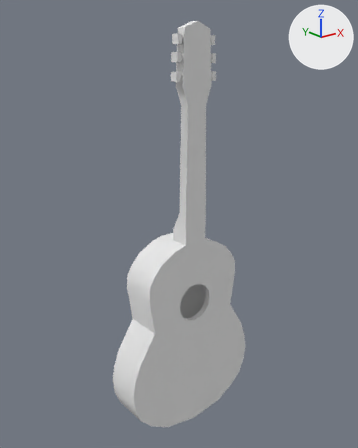
Renders of the OBJ model Assets/Meshe/P_Guitar.obj from each side of a commit.
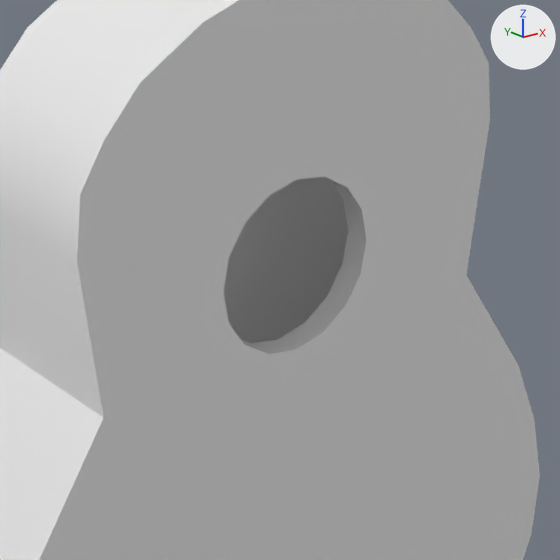
Old and new are each drawn whole from a 50 mm camera at (-3.653, -4.247, 4.469) aimed at (-0.006, 0.311, 2.646) and again close up on the part from 37% to 70% of the width and 55% to 81% of the height. The axes (+X, +Y, +Z) are drawn at upper right. The lights are the same throughout. Where no turn or scale is listed for an object, it has been applied to the vertices.

Before the edit, the objects in view are built like this:
```python
me_base = bpy.data.meshes.new('bASE')
me_base.from_pydata(...)  # 263 vertices, 237 faces; spans x -0.95..0.95, y 0.0..0.47, z -0.01..4.95
me_base.materials.append(mat_material)  # white #e7e7e7
ob_base = bpy.data.objects.new('bASE', me_base)
ob_base.location = (0.0, 0.0, 0.0)
```
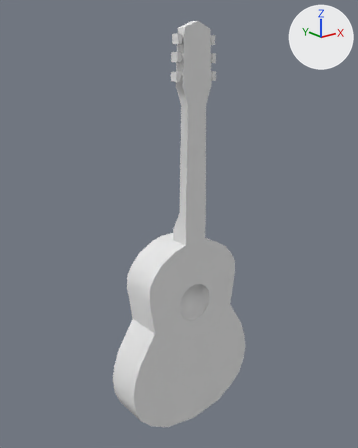
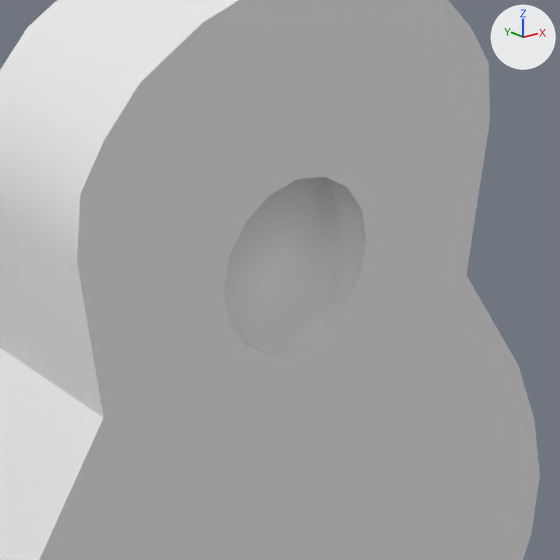
Location of each change, [x1, y1, x2, y2] in pixels of the close-ups (560 x 560 px):
part 1 of me_base, built on
    before: [328, 179, 366, 306]
    after: [223, 177, 366, 344]

What the commit changed:
me_base is used by ob_base; location (0.0, 0.0, 0.0).
me_base had 263 vertices, 237 faces and spanned x -0.95..0.95, y 0.0..0.47, z -0.01..4.95.
me_base now has 263 vertices, 245 faces and spans x -0.95..0.95, y 0.0..0.47, z -0.01..4.95.
Part 1, on me_base:
2 vertices are removed from x 0.22, y 0.07, z 1.61..1.79.
4 faces are deleted.
1 vertex moves from x 0.24, y 0.07, z 1.7 to x 0.22, y 0.07, z 1.7.
2 vertices are added at (0.21, 0.07, 1.79), (0.21, 0.07, 1.62).
12 new faces join them.
